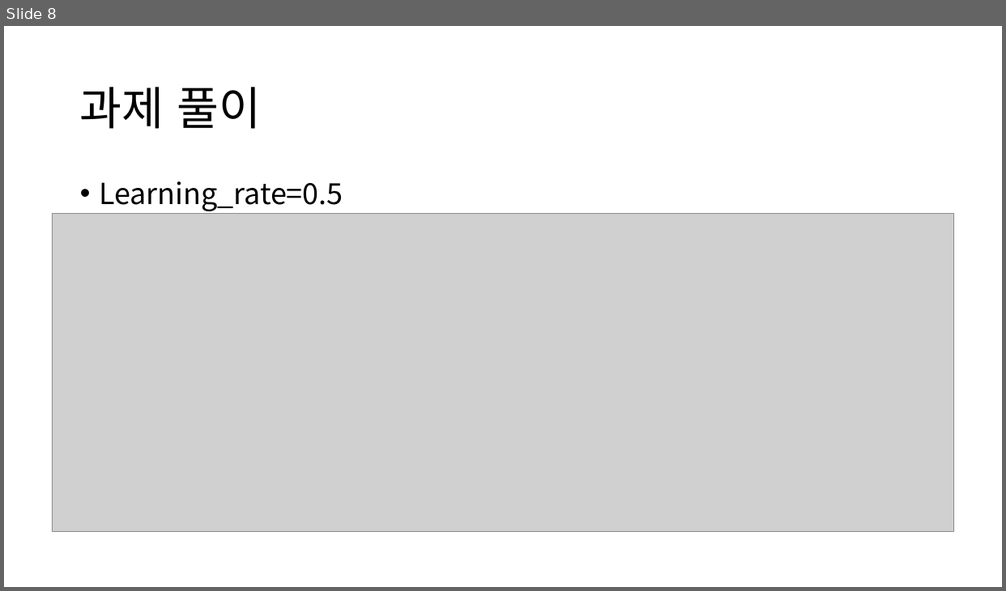
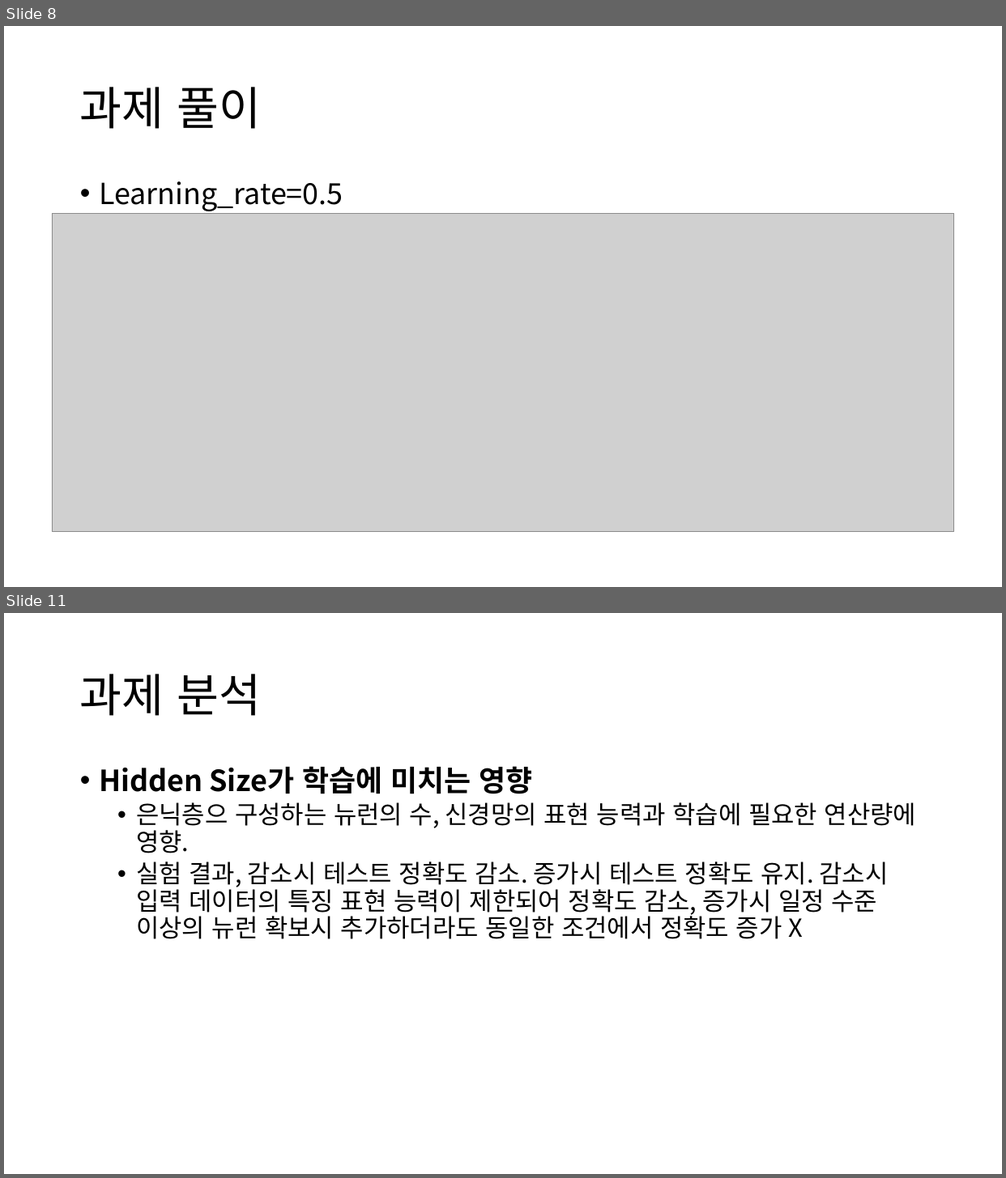
Before and after one commit to KweonTJ/Deep_Learning, a slide deck: Homework/9주차 Homework.pptx. Shown one above the other, each under a label of ours: slide 8 before the commit, slides 8 and 11 after it; the slides between them are not shown. The pictures are 1006x591 and 1006x1178 pixels, drawn with LibreOffice and Linux fonts; fonts in the diff are those of the drawing; grey boxes stand for pictures; background and template pictures are left out. Boxes give left, top, right and bottom in pixels: in the first picture for what was removed or moved away, otherwise in the second. Text is boxed around its words. In the diff, an @@ line names an element or a change of style, - is before the commit and + after.

```diff
--- a/Homework/9주차 Homework.pptx
+++ b/Homework/9주차 Homework.pptx
@@ slide 11 added at (4,613,1002,1174), background #FFFFFF @@
@@ title added at (80,674,262,716), 44 pt, text #000000 @@
+과제 분석
@@ text added at (99,766,916,939), 24 pt, text #000000 @@
+• Hidden Size가 학습에 미치는 영향
+  • 은닉층으 구성하는 뉴런의 수, 신경망의 표현 능력과 학습에 필요한 연산량에 영향.
+  • 실험 결과, 감소시 테스트 정확도 감소. 증가시 테스트 정확도 유지. 감소시 입력 데이터의 특징 표현 능력이 제한되어 정확도 감소, 증가시 일정 수준 이상의 뉴런 확보시 추가하더라도 동일한 조건에서 정확도 증가 X
```
Also in this commit, not shown: 1 slide changed, 3 other slides added, 6 other files.
